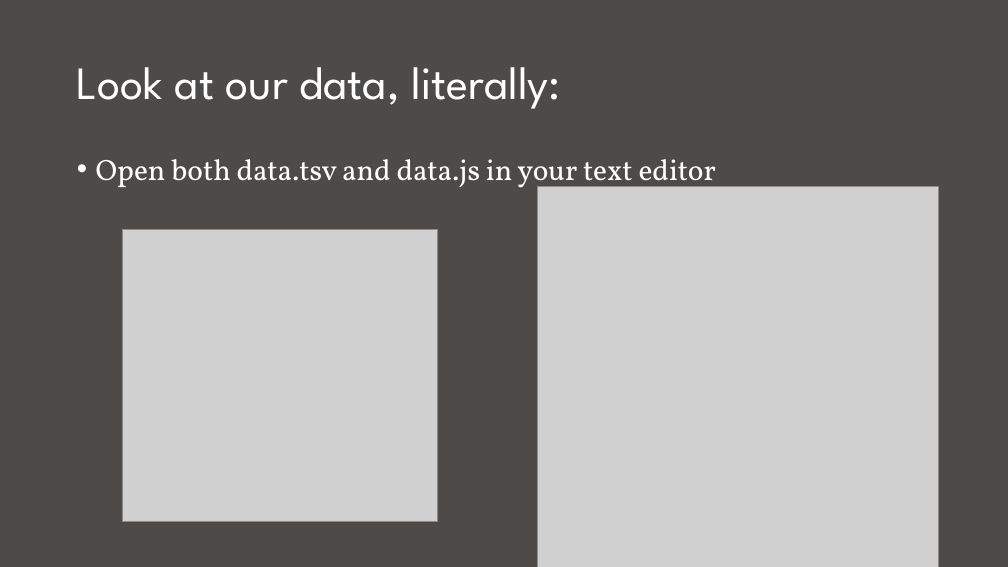
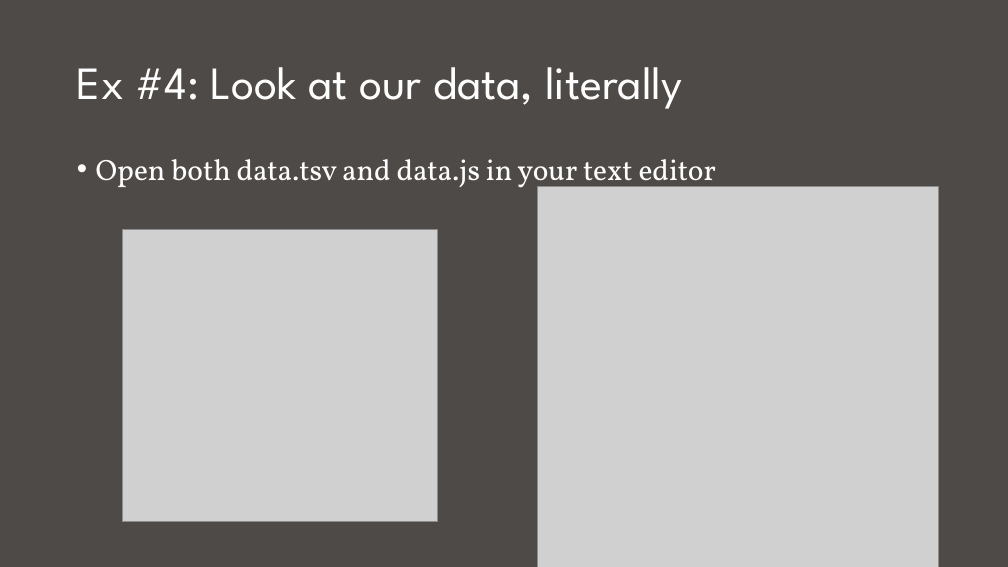
Before and after one commit to nuitrcs/Intro_to_d3_workshop, a slide deck: slide 18 of Introduction to D3.pptx (slide 17 before the commit). Drawn at 1008x567 pixels with LibreOffice and Linux fonts; fonts in the diff are those of the drawing; grey boxes stand for pictures. Boxes give left, top, right and bottom in pixels: in the first picture for what was removed or moved away, otherwise in the second. Text is boxed around its words. In the diff, an @@ line names an element or a change of style, - is before the commit and + after.

```diff
--- a/Introduction to D3.pptx
+++ b/Introduction to D3.pptx
@@ title at (x1=77, y1=67, x2=683, y2=109): text changed @@
-Look at our data, literally:
+Ex #4: Look at our data, literally
```
Also in this commit, not shown: 7 other slides changed, 2 slides added, 1 slide removed.
